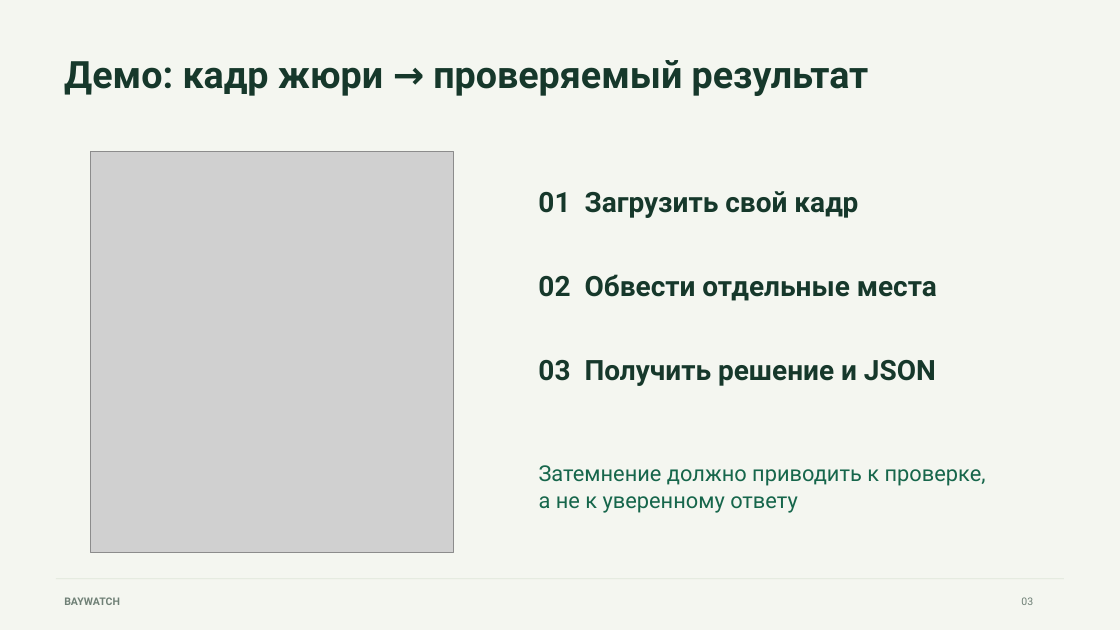
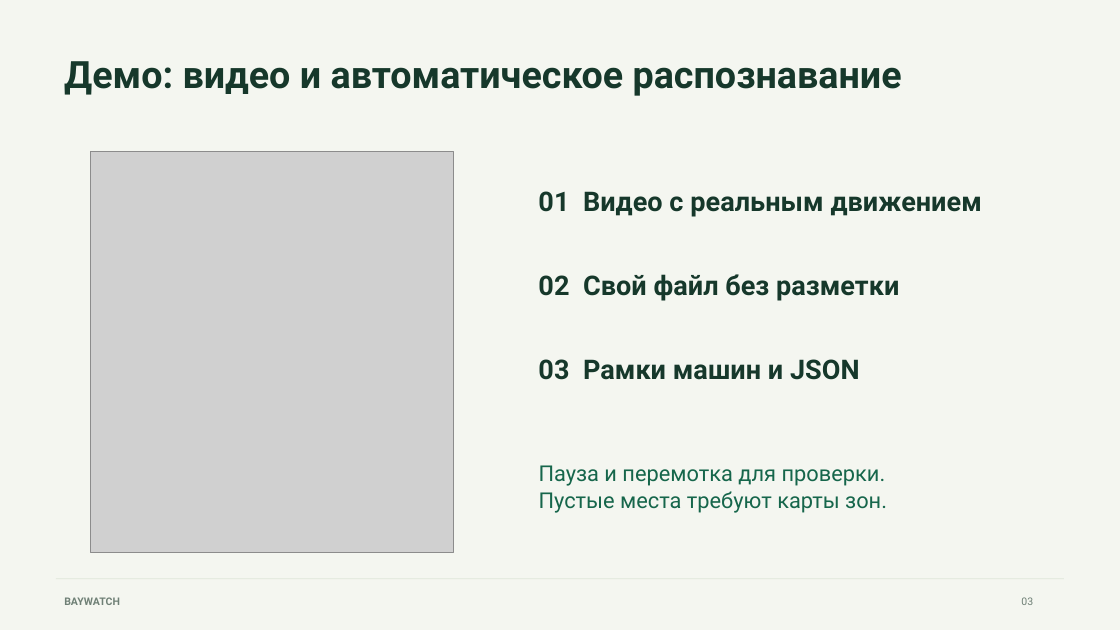
Before and after one commit to baytoooo/baywatch-vision, a slide deck: slide 3 of docs/BayWatch-defence.pptx. Drawn at 1120x630 pixels with LibreOffice and Linux fonts; fonts in the diff are those of the drawing; grey boxes stand for pictures. Boxes give left, top, right and bottom in pixels: in the first picture for what was removed or moved away, otherwise in the second. Text is boxed around its words. In the diff, an @@ line names an element or a change of style, - is before the commit and + after.

```diff
--- a/docs/BayWatch-defence.pptx
+++ b/docs/BayWatch-defence.pptx
@@ text at <box>64,61,902,96</box>: text changed @@
-Демо: кадр жюри → проверяемый результат
+Демо: видео и автоматическое распознавание
@@ text at <box>538,191,982,217</box>: text changed; size 24 to 23.2 pt @@
-01 Загрузить свой кадр
+01 Видео с реальным движением
@@ text at <box>538,274,899,301</box>: text changed; size 24 to 23.2 pt @@
-02 Обвести отдельные места
+02 Свой файл без разметки
@@ text at <box>538,359,860,380</box>: text changed; size 24 to 23.2 pt @@
-03 Получить решение и JSON
+03 Рамки машин и JSON
@@ text at <box>539,465,887,513</box>: text changed @@
-Затемнение должно приводить к проверке,
-а не к уверенному ответу
+Пауза и перемотка для проверки.
+Пустые места требуют карты зон.
```
Also in this commit, not shown: 2 other slides changed, 1 slide added, 1 slide removed, 26 other files.
